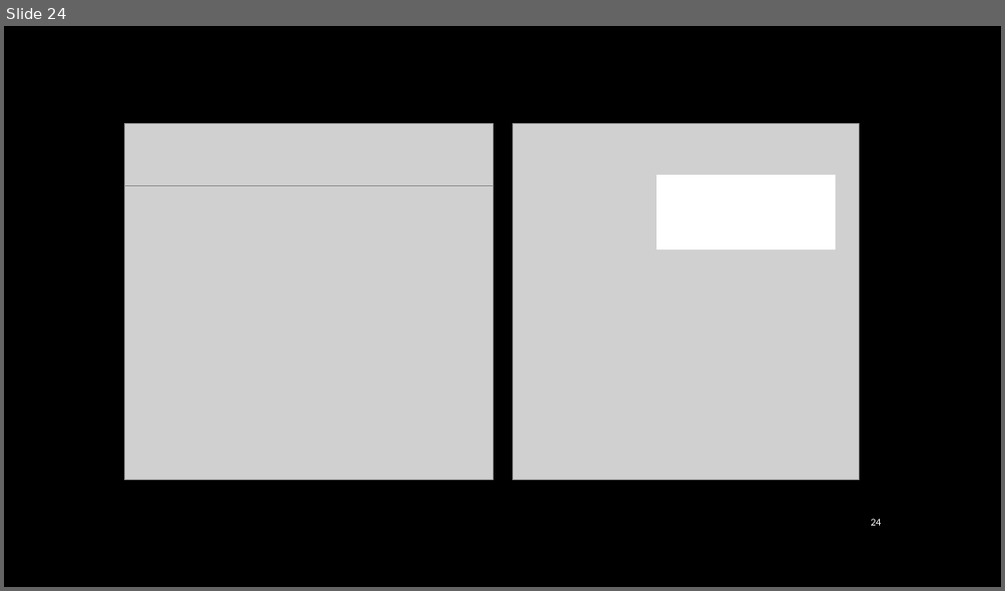
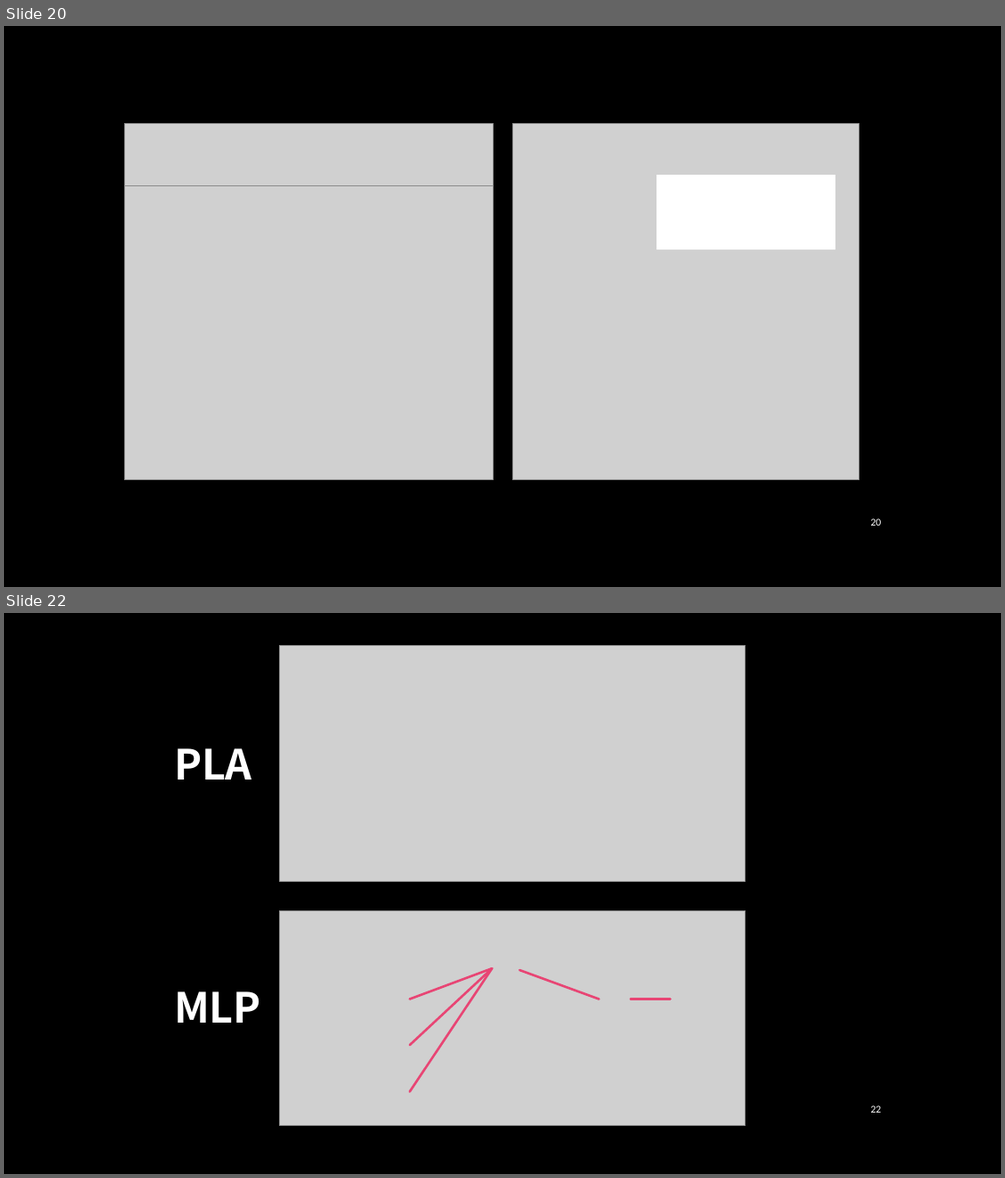
Before and after one commit to jiaweichang/biography, a slide deck: slides/Talks/Foundation of Natural Language Understanding.pptx. Shown one above the other, each under a label of ours: slide 24 before the commit, slides 20 and 22 after it; the slides between them are not shown. The pictures are 1005x591 and 1005x1178 pixels, drawn with LibreOffice and Linux fonts; fonts in the diff are those of the drawing; grey boxes stand for pictures; background and template pictures are left out. Boxes give left, top, right and bottom in pixels: in the first picture for what was removed or moved away, otherwise in the second. Text is boxed around its words. In the diff, an @@ line names an element or a change of style, - is before the commit and + after.

```diff
--- a/slides/Talks/Foundation of Natural Language Understanding.pptx
+++ b/slides/Talks/Foundation of Natural Language Understanding.pptx
@@ slide 22 added at (4, 613, 1001, 1174), background picture (left out) @@
@@ text added at (174, 748, 252, 779), 40 pt, text #FFFFFF, bold @@
+PLA
@@ text added at (174, 991, 261, 1022), 40 pt, text #FFFFFF, bold @@
+MLP
@@ group added at (280, 645, 745, 1126): 5 lines, 2 pictures @@
@@ page number added at (871, 1105, 882, 1112), 10 pt, text #FFFFFF @@
+22
@@ what was slide 24 is now slide 20 @@
@@ page number at (871, 518, 882, 525): text changed @@
-24
+20
```
Also in this commit, not shown: 1 slide changed, 5 other slides added, 9 slides removed, 2 other files.
